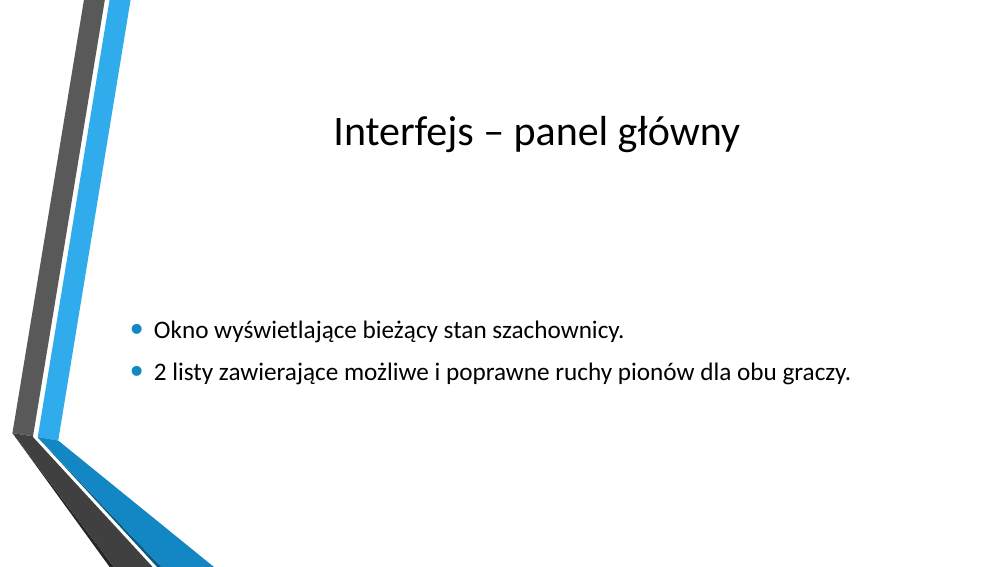
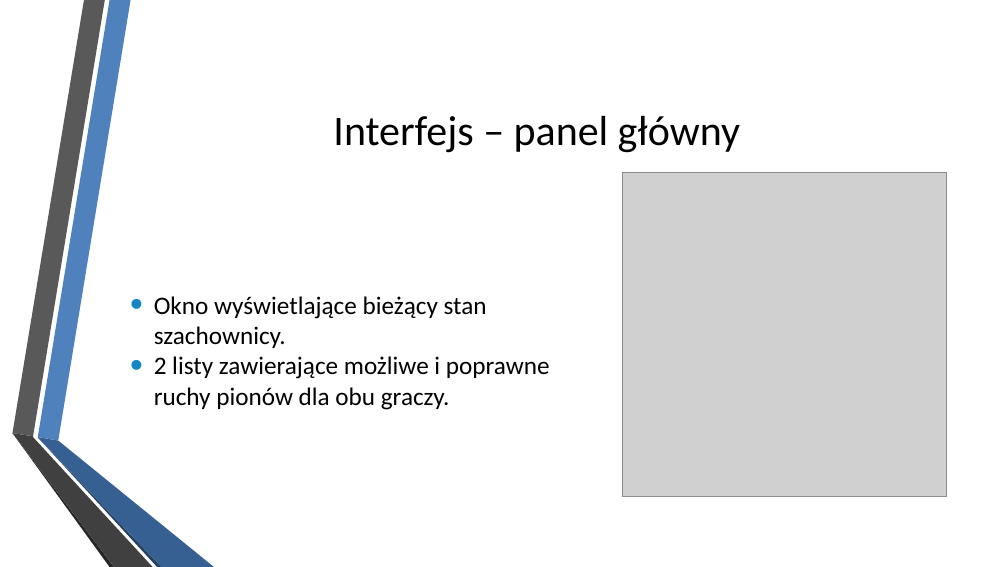
Before and after one commit to Guziec94/GuziecCheckers, a slide deck: slide 5 of Dokumentacja/GuziecCheckers v3.pptx. Drawn at 1008x567 pixels with LibreOffice and Linux fonts; fonts in the diff are those of the drawing; grey boxes stand for pictures; background and template pictures are left out. Boxes give left, top, right and bottom in pixels: in the first picture for what was removed or moved away, otherwise in the second. Text is boxed around its words. In the diff, an @@ line names an element or a change of style, - is before the commit and + after.

```diff
--- a/Dokumentacja/GuziecCheckers v3.pptx
+++ b/Dokumentacja/GuziecCheckers v3.pptx
@@ freeform shape at (38,0,131,441): fill #30ACEC to #4F81BD @@
@@ picture added at (623,172,947,496) @@
@@ text "Okno wyświetlające bieżący stan szachownicy." at (154,296,550,410): less space between paragraphs @@
@@ freeform shape at (38,438,162,567): fill #0C5A82 to #254061 @@
@@ freeform shape at (38,437,214,567): fill #1287C3 to #376092 @@
```
Also in this commit, not shown: 6 other slides changed, 3 other files.
